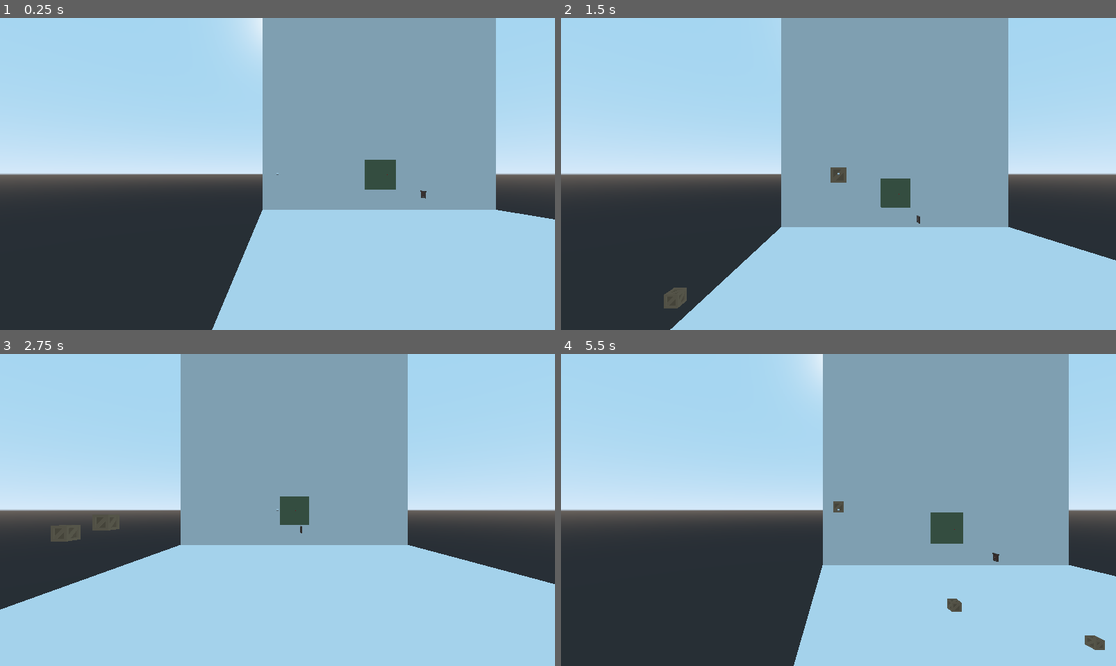
Above: before the commit, frames 1-4 (two rows, left to right).
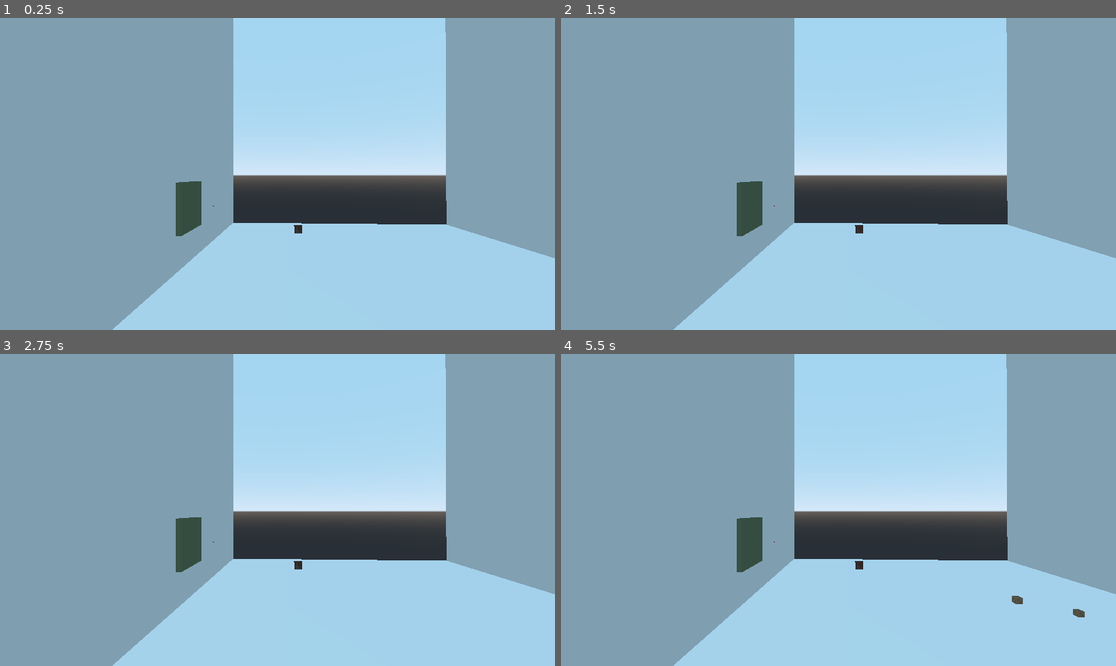
Above: after the commit, the same moments.

Repository: josharo/EscapeAro
Game: Godot game, scene res://TestingArea.tscn
Two runs of this game, one before a commit and one after it. Both use one fixed random seed, a clock stepped at 60 frames per second and the inputs below.
Inputs (mouse positions are in pixels of both pictures, inside the frame that each line leads up to):
- Up to frame 1 (0.25 s): no input
- Up to frame 2 (1.5 s): tap Enter at 0.5 s; move the mouse to (960, 158) at 0.52 s; hold D (movement_right) 0.53-1.28 s; hold F (flashlight) 0.53-1.28 s; click (960, 158) at 0.67 s; tap Space (movement_jump) at 0.77 s; move the mouse to (727, 189) at 1.27 s; hold S (movement_backward) from 1.28 s (still down); tap F (flashlight) at 1.35 s; click (727, 189) at 1.42 s
- Up to frame 3 (2.75 s): tap Space (movement_jump) at 1.52 s; move the mouse to (333, 441) at 2.02 s; release S (movement_backward) at 2.03 s; hold D (movement_right) from 2.03 s (still down); hold F (flashlight) from 2.03 s (still down); click (333, 441) at 2.17 s
- Up to frame 4 (5.5 s): move the mouse to (810, 572) at 2.77 s; release D (movement_right) at 2.78 s; release F (flashlight) at 2.78 s; hold W (movement_forward) 2.78-3.53 s; tap F (flashlight) at 2.85, 4.35 s; click (810, 572) at 2.92 s; tap Space (movement_jump) at 3.02, 3.77, 4.52 s; move the mouse to (1005, 556) at 3.52 s; hold F (flashlight) 3.53-4.28 s; hold A (movement_left) 3.53-5.03 s; click (1005, 556) at 3.67 s; move the mouse to (672, 463) at 4.27 s; click (672, 463) at 4.42 s; move the mouse to (866, 510) at 5.02 s; hold S (movement_backward) from 5.03 s (still down); hold F (flashlight) from 5.03 s (still down); click (866, 510) at 5.17 s

The runs differ from the first frame. In frame 1, 73% of the frame differs, in the area x 0-100%, y 0-100%; in frame 2, 76%; in frame 3, 68%; in frame 4, 72%.

Commit message:
Camera Z set to 0.  Mouse Move direction and Position 3D Fixed

Diff:
--- a/Player.gd
+++ b/Player.gd
@@ -37,10 +37,10 @@
 		input_movement_vector.y += 1
 	if Input.is_action_pressed("movement_backward"):
 		input_movement_vector.y -= 1
+	if Input.is_action_pressed("movement_right"):
+		input_movement_vector.x += 1
 	if Input.is_action_pressed("movement_left"):
 		input_movement_vector.x -= 1
-	if Input.is_action_pressed("movement_right"):
-		input_movement_vector.x += 1
 
 	input_movement_vector = input_movement_vector.normalized()
 	dir += -cam_xform.basis.z * input_movement_vector.y
@@ -77,7 +77,8 @@
 #		print("_input")
 
 	if event is InputEventMouseMotion and Input.get_mouse_mode() == Input.MOUSE_MODE_CAPTURED:
-		rotation_helper.rotate_x(deg2rad(event.relative.y * MOUSE_SENSITIVITY))
+		# event.relative.x: right(+), left(-) & event.relative.y: up(-), down(+)
+		rotation_helper.rotate_x(deg2rad(event.relative.y * MOUSE_SENSITIVITY * -1))
 		self.rotate_y(deg2rad(event.relative.x * MOUSE_SENSITIVITY * -1))
 
 		var camera_rot = rotation_helper.rotation_degrees
@@ -91,10 +92,6 @@
 		var to = from + camera.project_ray_normal(event.position) * RAY_LENGTH
 		var space_state = get_world().get_direct_space_state()
 		var results =  space_state.intersect_ray(from, to)
-
-#		print(from)
-#		print(to)
-#		print()
 
 		var crate = crateScene.instance()
 
--- a/Player.tscn
+++ b/Player.tscn
@@ -23,6 +23,7 @@
 length = 20.0
 
 [node name="Player" type="KinematicBody"]
+transform = Transform( 1, 0, 0, 0, 1, 0, 0, 0, 1, 0, 0, 1.75163 )
 script = ExtResource( 1 )
 
 [node name="BodyCollisionShape" type="CollisionShape" parent="."]
@@ -40,11 +41,9 @@
 transform = Transform( 1, 0, 0, 0, 1, 0, 0, 0, 1, 0, 0.0639973, 2.02594 )
 
 [node name="Position3D" type="Position3D" parent="RotationHelper"]
-transform = Transform( 1, 0, 0, 0, 1, 0, 0, 0, 1, 0, 0, 14.7442 )
+transform = Transform( 1, 0, 0, 0, 1, 0, 0, 0, 1, 0, 0, -14.744 )
 
 [node name="Camera" type="Camera" parent="RotationHelper"]
-transform = Transform( -1, 0, 0, 0, 1, 0, 0, 0, -1, 0, 0, 0 )
-current = true
 
 [node name="Crosshair" type="MeshInstance" parent="RotationHelper/Camera"]
 transform = Transform( -1, 0, 0, 0, 1, 0, 0, 0, -1, 0, 0, -1 )
--- a/TestingArea.tscn
+++ b/TestingArea.tscn
@@ -96,4 +96,4 @@
 transform = Transform( 1, 0, 0, 0, 1, 0, 0, 0, 1, 0, 12.0268, -39.3788 )
 
 [node name="Player" parent="." instance=ExtResource( 1 )]
-transform = Transform( -1, 0, -8.74228e-08, 0, 1, 0, 8.74228e-08, 0, -1, -34.851, 0, 36.27 )
+transform = Transform( 1, 0, 0, 0, 1, 0, 0, 0, 1, -34.851, 0, 36.27 )
Not shown, removed: _docs/~$Notes.docx
Not shown, removed: _docs/~WRL0712.tmp
